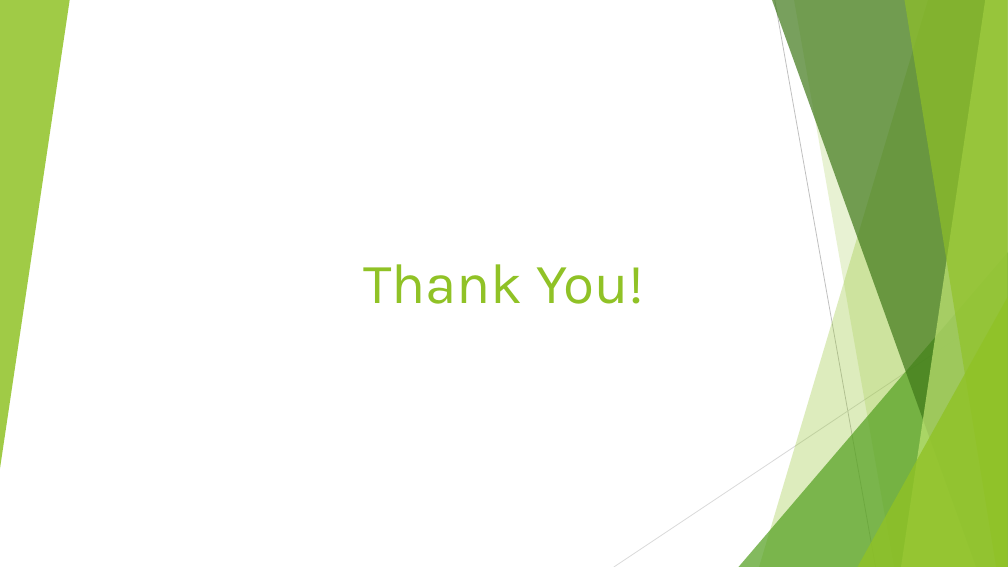
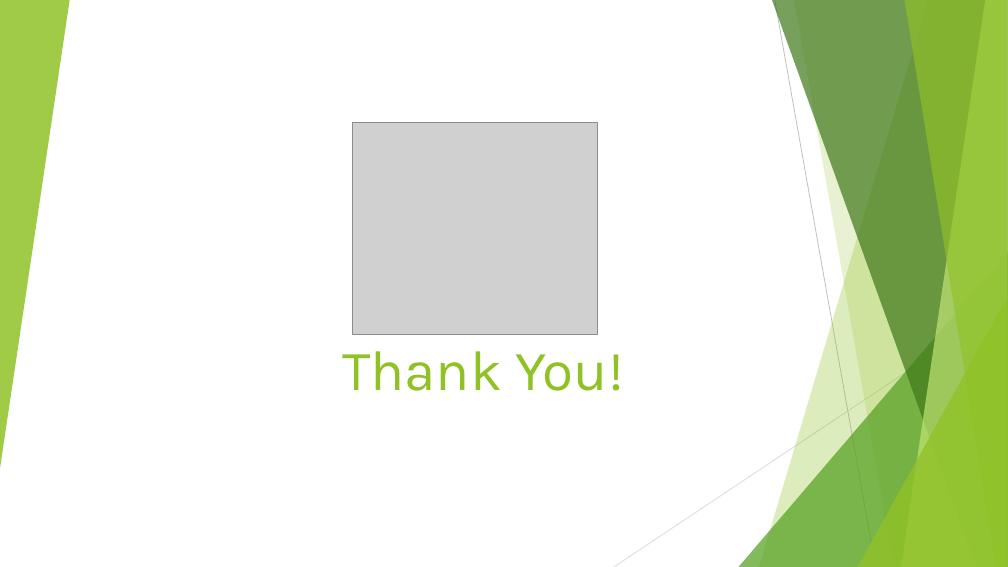
Before and after one commit to Tirtharaj-1111/wolftech-learning-tirtharaj, a slide deck: slide 12 of data-science-adv-python/Data Science w Advanced Python.pptx. Drawn at 1008x567 pixels with LibreOffice and Linux fonts; fonts in the diff are those of the drawing; grey boxes stand for pictures. Boxes give left, top, right and bottom in pixels: in the first picture for what was removed or moved away, otherwise in the second. Text is boxed around its words. In the diff, an @@ line names an element or a change of style, - is before the commit and + after.

```diff
--- a/data-science-adv-python/Data Science w Advanced Python.pptx
+++ b/data-science-adv-python/Data Science w Advanced Python.pptx
@@ picture added at box(353, 123, 597, 335) @@
@@ title "Thank You!": place and size @@
-title "Thank You!" at box(363, 264, 644, 304)
+title "Thank You!" at box(342, 351, 623, 391)
```
Also in this commit, not shown: 11 other slides changed, 1 slide added, 1 slide removed.
